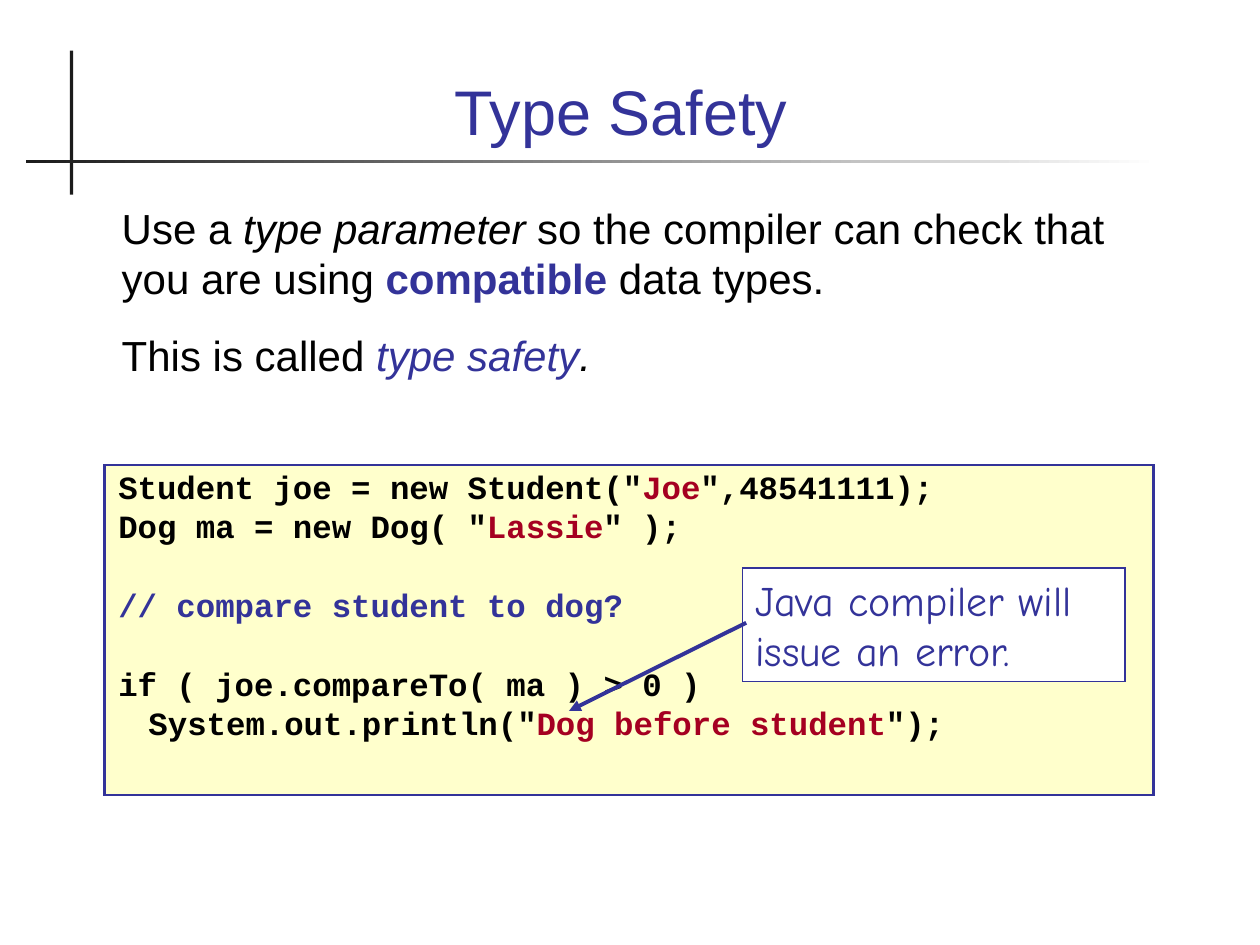
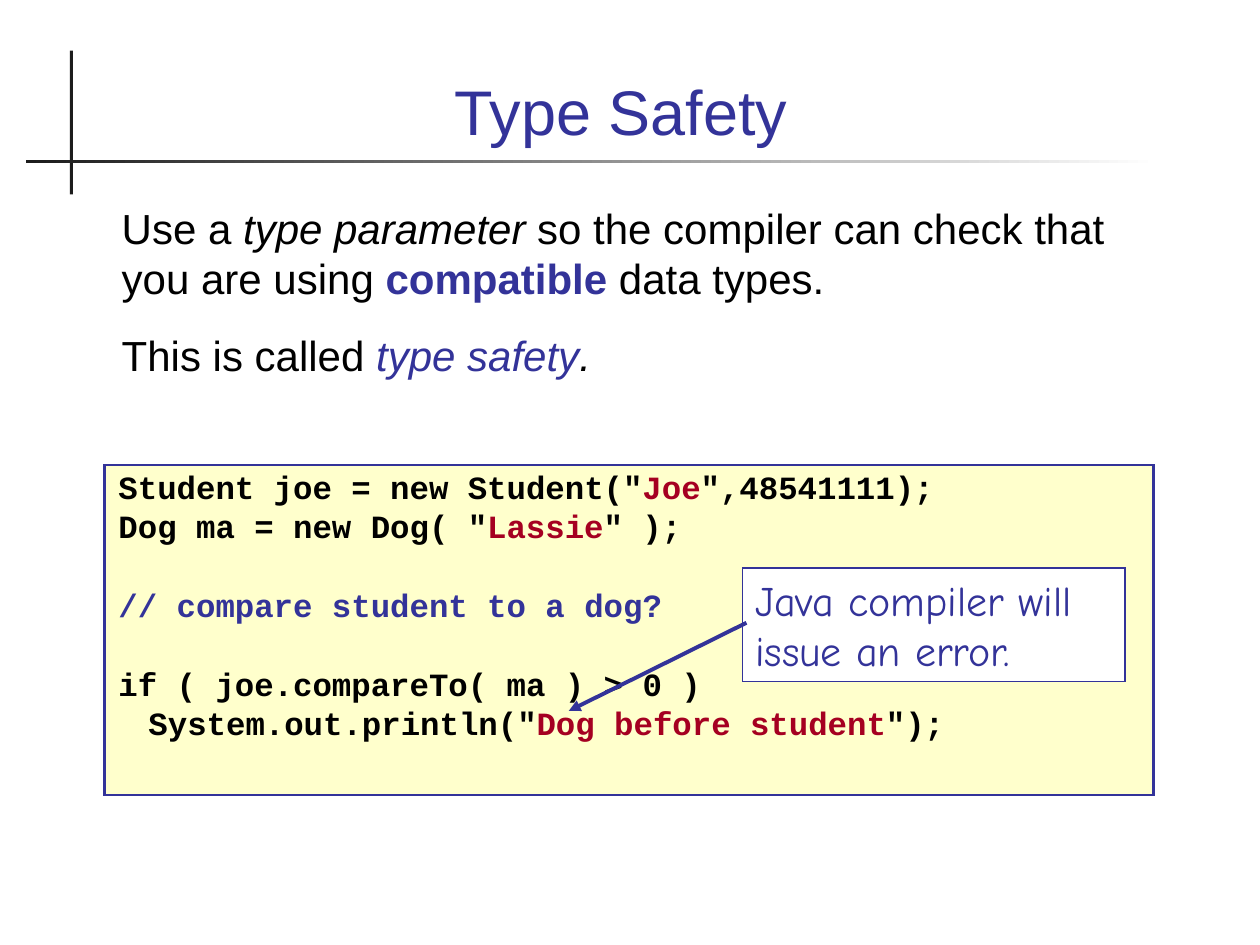
Before and after one commit to skeoop/skeoop.github.io, a slide deck: slide 21 of week2/2-Interfaces.ppt (slide 15 before the commit). Drawn at 1260x945 pixels with LibreOffice and Linux fonts; fonts in the diff are those of the drawing. Boxes give left, top, right and bottom in pixels: in the first picture for what was removed or moved away, otherwise in the second. Text is boxed around its words. In the diff, an @@ line names an element or a change of style, - is before the commit and + after.

```diff
--- a/week2/2-Interfaces.ppt
+++ b/week2/2-Interfaces.ppt
@@ text at bbox=[177, 594, 662, 624]: text changed @@
-// compare student to dog?
+// compare student to a dog?
```
Also in this commit, not shown: 18 other slides changed, 7 slides added, 1 slide removed, 1 other file.
